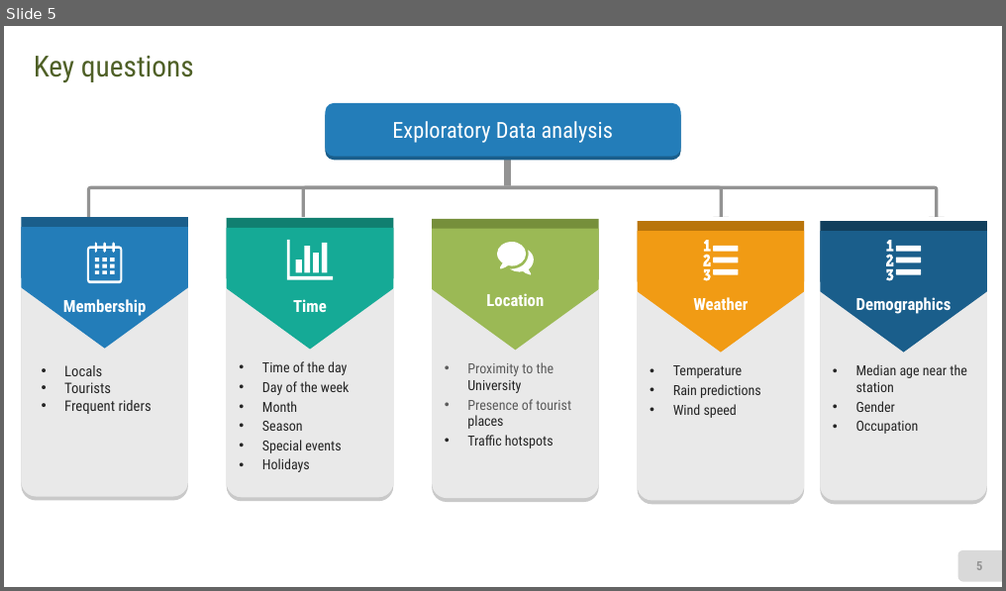
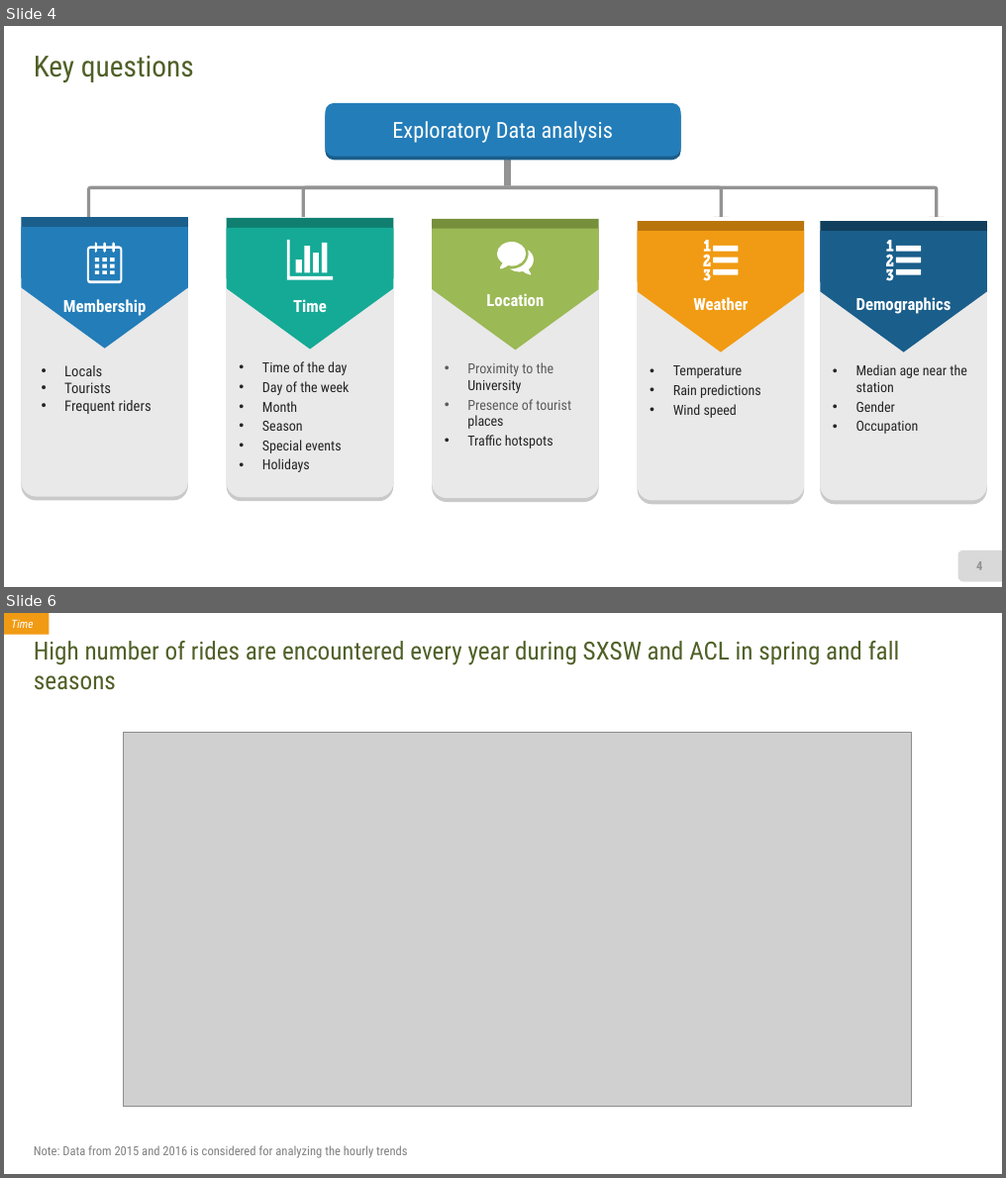
Before and after one commit to akhilesh-reddy/Strategy-consulting-for-bike-sharing, a slide deck: Group Project Final presentation.pptx. Shown one above the other, each under a label of ours: slide 5 before the commit, slides 4 and 6 after it; the slides between them are not shown. The pictures are 1006x591 and 1006x1178 pixels, drawn with LibreOffice and Linux fonts; fonts in the diff are those of the drawing; grey boxes stand for pictures. Boxes give left, top, right and bottom in pixels: in the first picture for what was removed or moved away, otherwise in the second. Text is boxed around its words. In the diff, an @@ line names an element or a change of style, - is before the commit and + after.

```diff
--- a/Group Project Final presentation.pptx
+++ b/Group Project Final presentation.pptx
@@ slide 6 added at [4, 613, 1002, 1174], background #FFFFFF @@
@@ rectangle added at [4, 613, 49, 635], fill #F19B14, 11 pt, text #FFFFFF, italic @@
+Time
@@ text added at [34, 641, 900, 690], 24 pt, text #4F6027 @@
+High number of rides are encountered every year during SXSW and ACL in spring and fall seasons
@@ picture added at [123, 732, 912, 1106] @@
@@ text added at [34, 1146, 407, 1158], 12 pt, text #808080 @@
+Note: Data from 2015 and 2016 is considered for analyzing the hourly trends
@@ what was slide 5 is now slide 4 @@
@@ page number at [976, 562, 982, 570]: text changed @@
-5
+4
```
Also in this commit, not shown: 9 other slides added, 10 slides removed.
